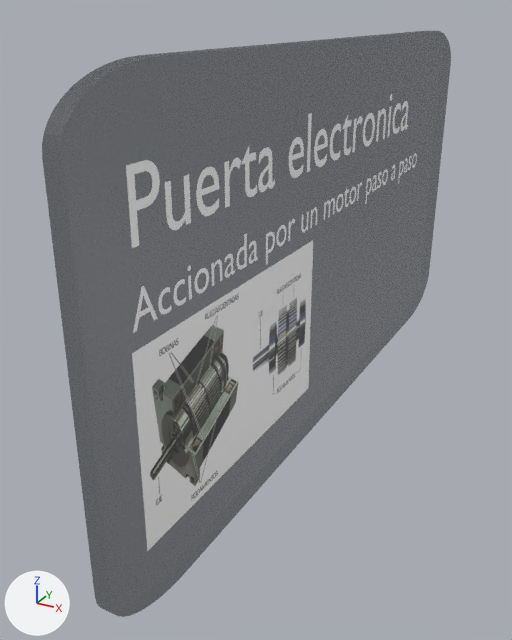
Two versions of the glTF model Models/HouseDoorAdvertisement.glb, one commit apart.
One viewpoint serves both versions: a 50 mm lens placed at (2.03, -4.89, 1.66), pointed at (-0.38, -0.52, -0.53). Arrows for +X, +Y and +Z are at lower left; the lights stay in place. Where no turn or scale is listed for an object, it has been applied to the vertices. Vertices at the same position are counted once.

Names of what the first picture shows: 'Cube', 'Text', 'Text.001', 'arduino-paso-a-paso-interior'.
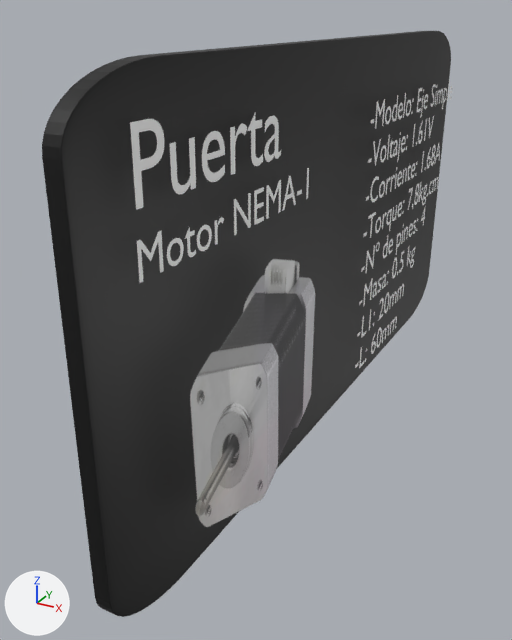
Pixel boxes (x1, y1, x2, y2) of what changed, in the pictures (512 x 640 px):
'Cube', surface changed (grey to black)
    both: (42, 31, 451, 617)
'arduino-paso-a-paso-interior', deleted
    before: (132, 240, 313, 551)
'MotorNEMA17', added
    after: (190, 259, 315, 527)
'Text', reshaped, moved (46% narrower, 37% shorter)
    before: (126, 94, 408, 248)
    after: (130, 114, 281, 210)
'Text.001', reshaped, moved (39% narrower, 36% shorter)
    before: (133, 153, 417, 333)
    after: (137, 168, 309, 283)
'Text.002', added
    after: (355, 79, 452, 368)
part 1 of me_text, deleted
    before: (289, 94, 408, 178)
part 2 of me_text_001, rebuilt (8% wider, 10% taller)
    before: (133, 286, 158, 333)
    after: (137, 231, 164, 283)
part 3 of me_text_001, deleted
    before: (188, 153, 417, 271)
part 4 of me_text_001, cut back
    before: (158, 219, 295, 314)
    after: (167, 168, 309, 266)

Edits to the bpy script that builds the scene:
```text
Add img_motornema17:
    img_motornema17 = load_image('MotorNEMA17', '_unpacked/MotorNEMA17', 467, 500, 'sRGB')
Change mat_material:
    mat_material.alpha: 0.5 -> 1.0
Add mat_material_003:
    mat_material_003 = principled_material('Material.003')
    mat_material_003.base_color = (1.0, 1.0, 1.0)  # white #ffffff
Add mat_motornema17:
    mat_motornema17 = principled_material('MotorNEMA17')
    mat_motornema17.texture = img_motornema17  # with its transparency
Change me_text:
    used by ob_text; location = (0.098, -2.561, 0.686)
    remove me_text.from_pydata(...)  # 1388 vertices, 1366 faces; spans x 0.0, y 0.04..3.96, z 0.0..0.37
    add me_text.from_pydata(...)  # 498 vertices, 492 faces; spans x 0.0, y 0.04..1.41, z 0.0..0.37
    me_text part 1: 12 loose pieces with 890 vertices, spanning x 0.0, y 1.59..3.96, z 0.0..0.37, are deleted
Change me_text_001:
    used by ob_text_001; location = (0.098, -2.561, 0.29)
    remove me_text_001.from_pydata(...)  # 2730 vertices, 2704 faces; spans x 0.0, y 0.0..4.32, z -0.07..0.2
    add me_text_001.from_pydata(...)  # 376 vertices, 360 faces; spans x 0.0, y 0.02..1.8, z 0.0..0.2
    me_text_001 part 2: the loose piece of 11 vertices spanning x 0.0, y 0.0..0.19, z 0.0..0.2 is rebuilt with 15 vertices and now spans x 0.0, y 0.02..0.2, z 0.0..0.2
    me_text_001 part 3: 17 loose pieces with 1711 vertices, spanning x 0.0, y 0.46..4.32, z -0.07..0.18, are deleted
    me_text_001 part 4: 23 vertices moved within x 0.0, y 0.25..1.19, z 0.0..0.13; 920 vertices removed from x 0.0, y 0.2..1.7, z -0.07..0.2; 273 vertices added at x 0.0, y 0.24..1.8, z 0.0..0.2
Add me_text_002:
    me_text_002.from_pydata(...)  # 7299 vertices, 7145 faces; spans x 0.0, y 0.01..2.3, z -2.02..0.2
    me_text_002.materials.append(mat_material_003)  # white #ffffff
Add me_motornema17:
    me_motornema17.from_pydata(...)  # 4 vertices, 2 faces; spans x 0.0, y -0.82..0.82, z -0.88..0.88
    me_motornema17.materials.append(mat_motornema17)  # picture img_motornema17
Change ob_text:
    ob_text.location: (0.098, -2.561, 0.686) -> (0.136, -2.561, 0.865)
Change ob_text_001:
    ob_text_001.location: (0.098, -2.561, 0.29) -> (0.141, -2.561, 0.536)
Remove ob_arduino_paso_a_paso_interior:
    ob_arduino_paso_a_paso_interior = bpy.data.objects.new('arduino-paso-a-paso-interior', me_arduino_paso_a_paso_interior)
    ob_arduino_paso_a_paso_interior.location = (0.067, -1.517, -0.424)
Add ob_text_002:
    ob_text_002 = bpy.data.objects.new('Text.002', me_text_002)
    ob_text_002.location = (0.184, 0.189, 0.833)
Add ob_motornema17:
    ob_motornema17 = bpy.data.objects.new('MotorNEMA17', me_motornema17)
    ob_motornema17.location = (0.257, -1.606, -0.449)
```
